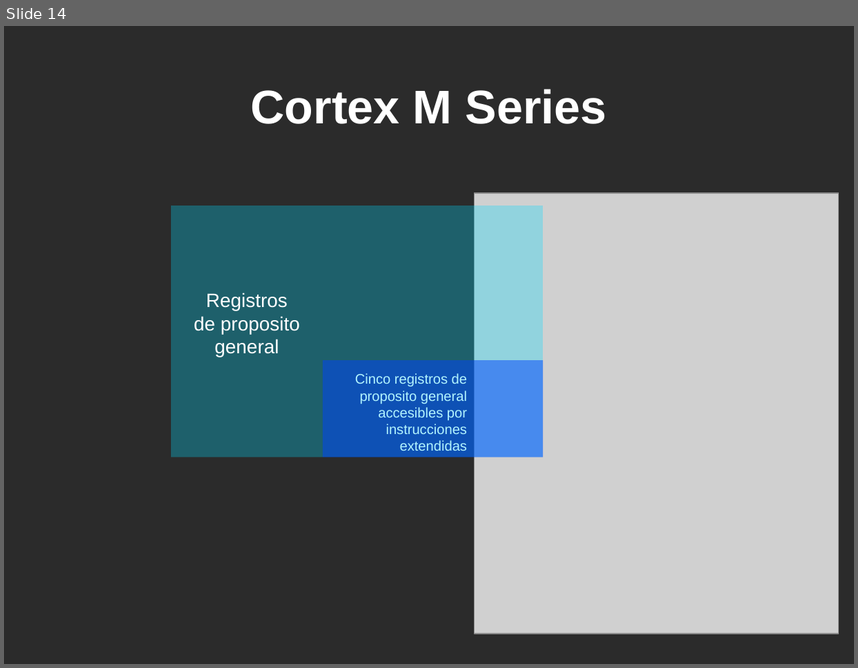
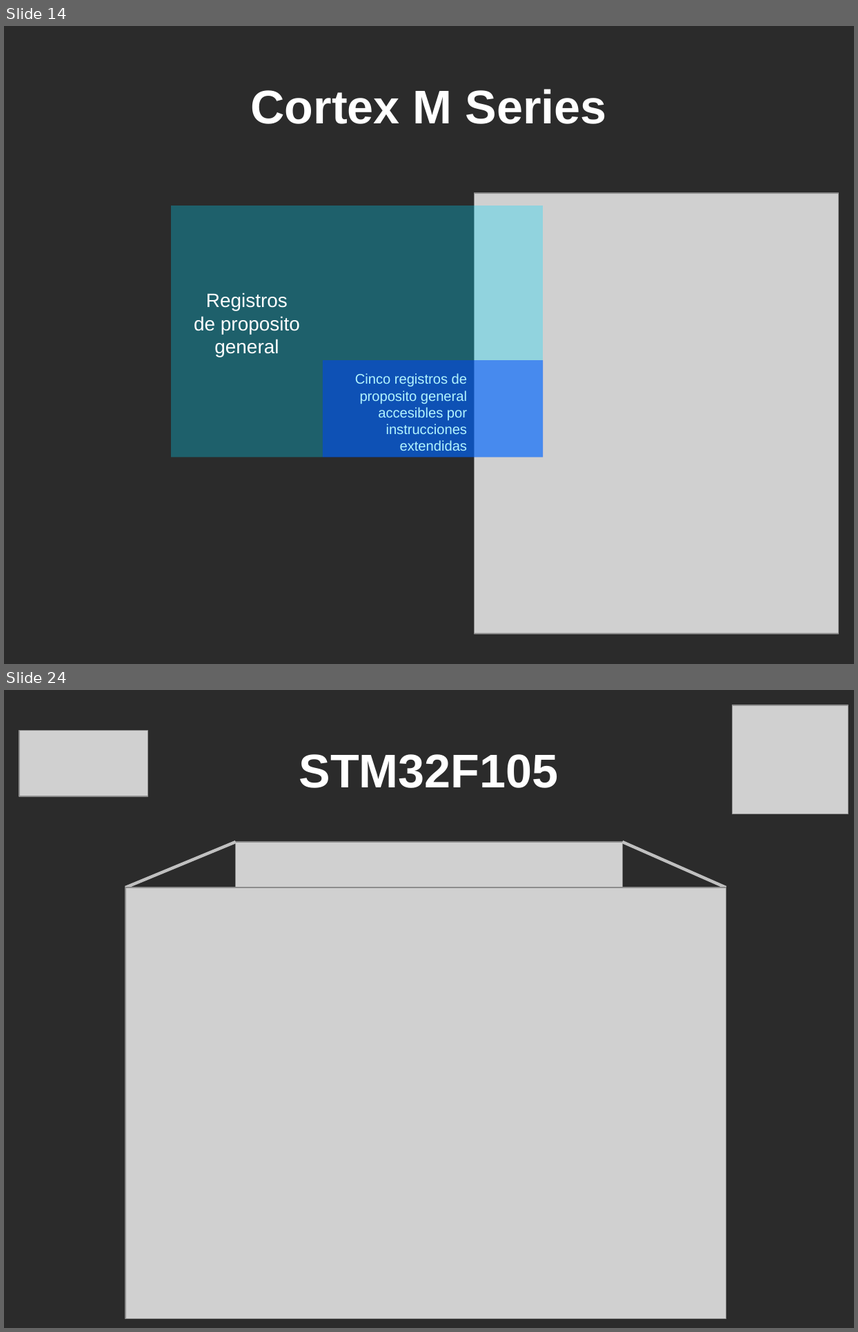
Before and after one commit to martinribelotta/curso_cm3_2011_docs, a slide deck: Curso Cortex M3 UTN.odp. Shown one above the other, each under a label of ours: slide 14 before the commit, slides 14 and 24 after it; the slides between them are not shown. The pictures are 858x668 and 858x1332 pixels, drawn with LibreOffice and Linux fonts; fonts in the diff are those of the drawing; grey boxes stand for pictures; background and template pictures are left out; a plain dark background stands for a picture behind light text. Boxes give left, top, right and bottom in pixels: in the first picture for what was removed or moved away, otherwise in the second. Text is boxed around its words. In the diff, an @@ line names an element or a change of style, - is before the commit and + after.

```diff
--- a/Curso Cortex M3 UTN.odp
+++ b/Curso Cortex M3 UTN.odp
@@ slide 24 added at [4, 690, 854, 1328], background picture (left out) @@
@@ picture added at [733, 705, 849, 814] @@
@@ picture added at [19, 730, 148, 796] @@
@@ title added at [299, 754, 558, 788], 44 pt, text #FFFFFF, bold @@
+STM32F105
@@ line added from (125, 887) to (235, 842), #C0C0C0 2.83 pt @@
@@ picture added at [235, 842, 623, 1276] @@
@@ line added from (726, 887) to (623, 842), #C0C0C0 2.83 pt @@
@@ picture added at [125, 887, 726, 1319] @@
```
Also in this commit, not shown: 4 slides changed, 19 other slides added, 1 slide removed.
